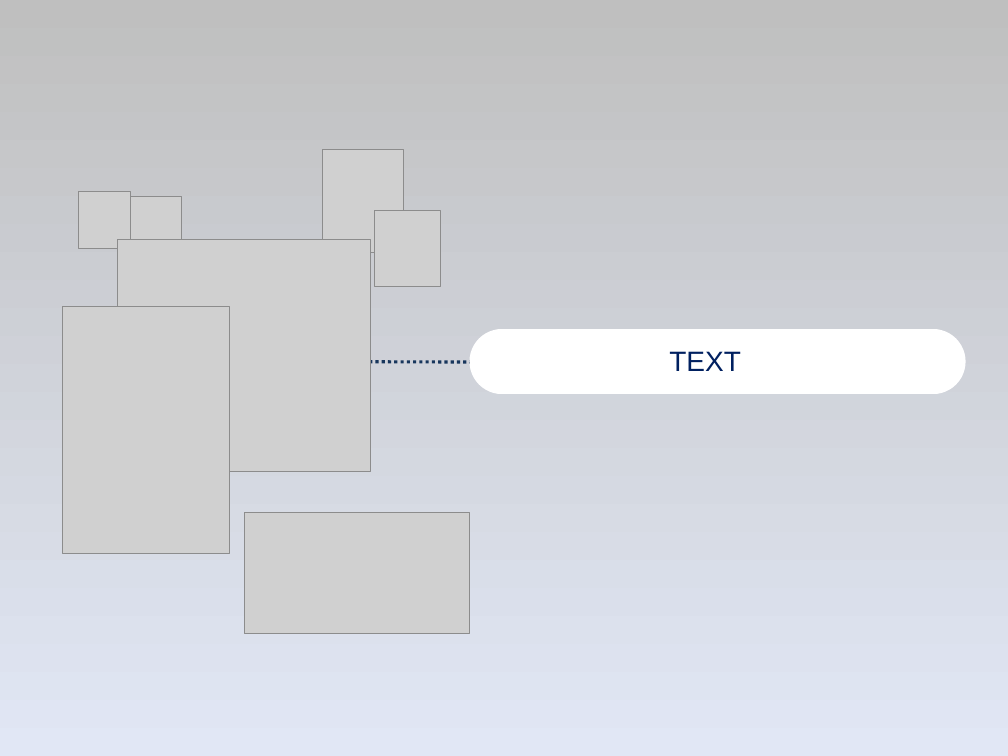
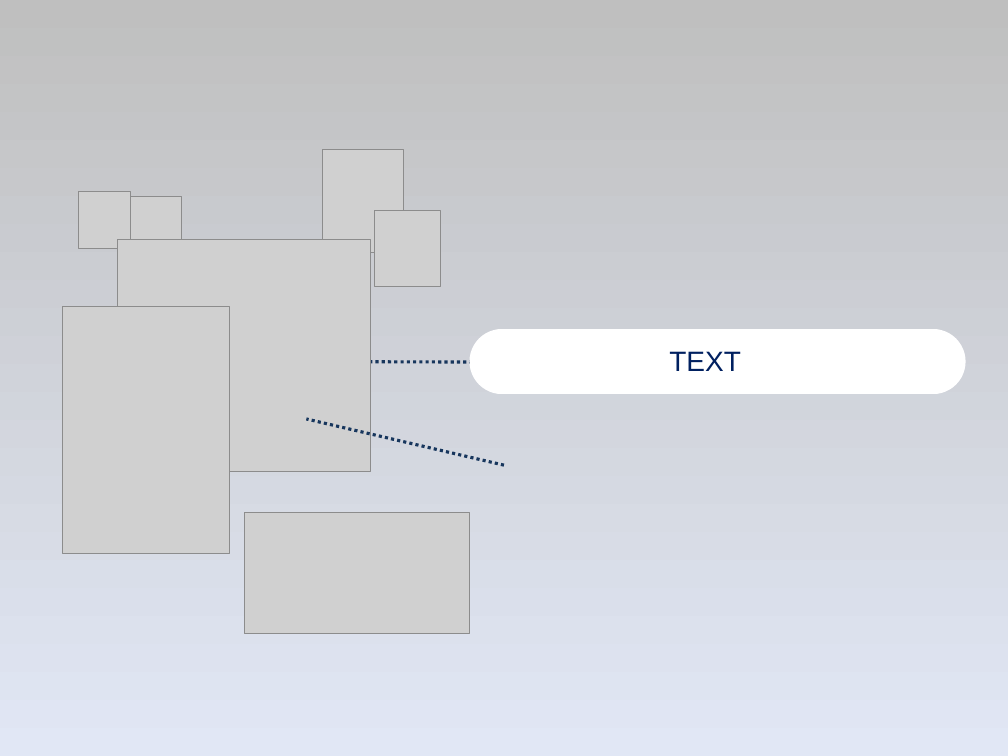
Before and after one commit to wobushixianyu/GitSkillSharing, a slide deck: slide 4 of git_skill_sharing.ppt (slide 3 before the commit). Drawn at 1008x756 pixels with LibreOffice and Linux fonts; fonts in the diff are those of the drawing; grey boxes stand for pictures. Boxes give left, top, right and bottom in pixels: in the first picture for what was removed or moved away, otherwise in the second. Text is boxed around its words. In the diff, an @@ line names an element or a change of style, - is before the commit and + after.

```diff
--- a/git_skill_sharing.ppt
+++ b/git_skill_sharing.ppt
@@ line added from (504, 465) to (306, 419), #17365D 2.24 pt dashed @@
```
Also in this commit, not shown: 2 other slides changed, 4 slides added, 2 slides removed.
